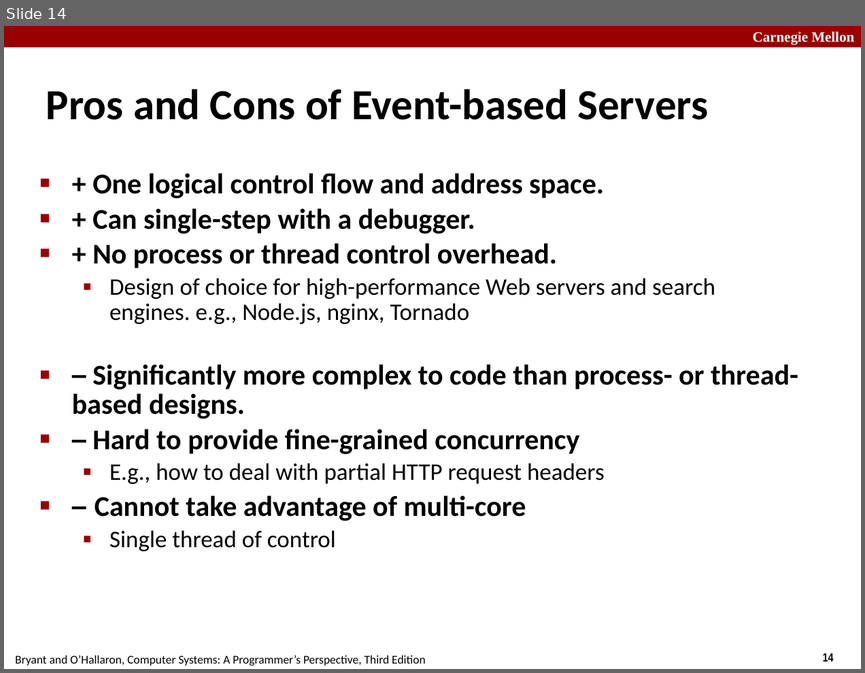
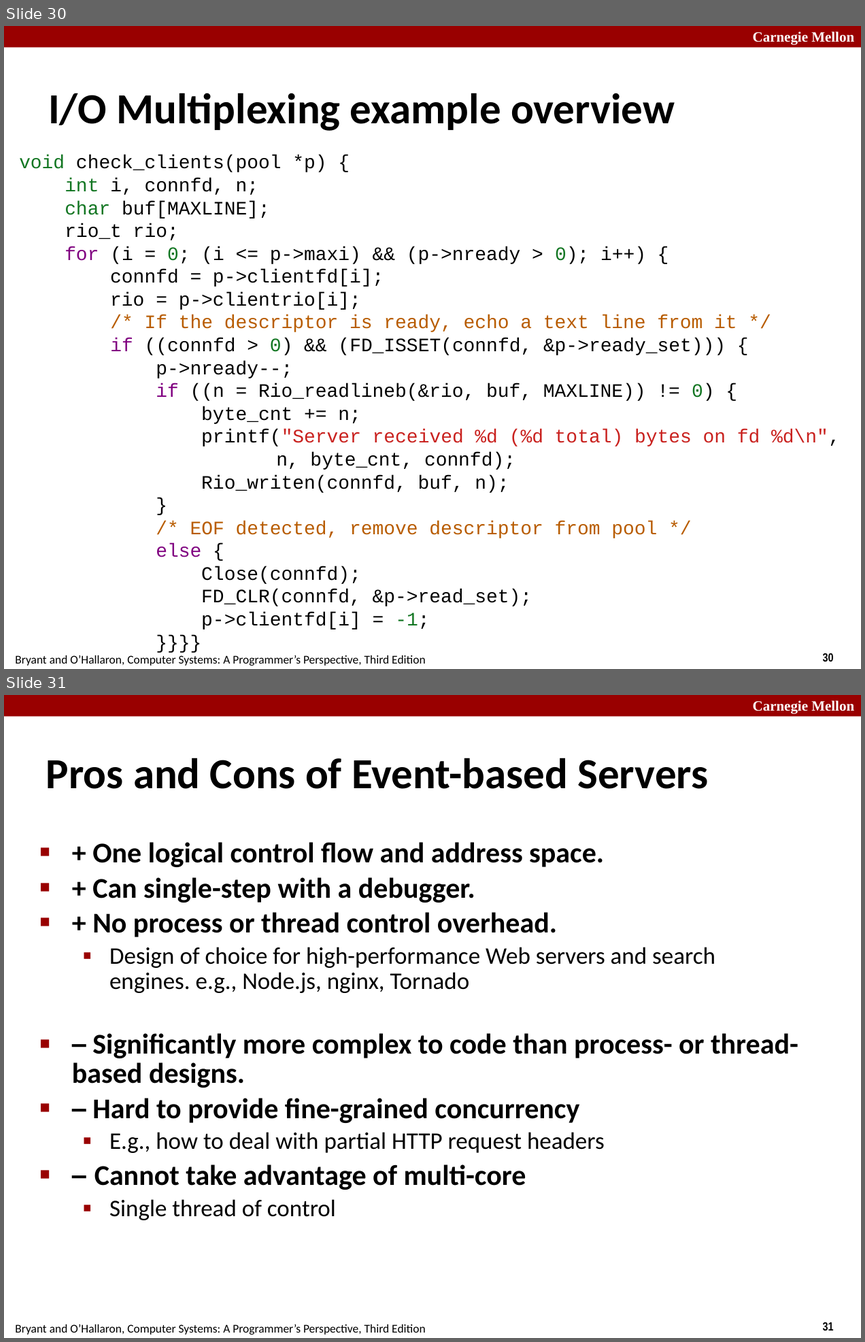
Before and after one commit to diku-compSys/compSys-e2021-pub, a slide deck: lectures/211122_performance/performance.odp. Shown one above the other, each under a label of ours: slide 14 before the commit, slides 30 and 31 after it. The pictures are 865x673 and 865x1342 pixels, drawn with LibreOffice and Linux fonts; fonts in the diff are those of the drawing. Boxes give left, top, right and bottom in pixels: in the first picture for what was removed or moved away, otherwise in the second. Text is boxed around its words. In the diff, an @@ line names an element or a change of style, - is before the commit and + after.

```diff
--- a/lectures/211122_performance/performance.odp
+++ b/lectures/211122_performance/performance.odp
@@ slide 30 added at (4,26,861,669), background #FFFFFF; not listed: 4 template elements that a slide beside it also shows @@
@@ title added at (48,93,674,131), 36 pt, text #000000, bold @@
+I/O Multiplexing example overview
@@ text added at (19,155,840,629), 16 pt, text #000000 @@
+void check_clients(pool *p) {
+int i, connfd, n;
+char buf[MAXLINE];
+rio_t rio;
+for (i = 0; (i <= p->maxi) && (p->nready > 0); i++) {
+connfd = p->clientfd[i];
+rio = p->clientrio[i];
+/* If the descriptor is ready, echo a text line from it */
+if ((connfd > 0) && (FD_ISSET(connfd, &p->ready_set))) {
+p->nready--;
+if ((n = Rio_readlineb(&rio, buf, MAXLINE)) != 0) {
+byte_cnt += n;
+printf("Server received %d (%d total) bytes on fd %d\n",
+n, byte_cnt, connfd);
+Rio_writen(connfd, buf, n);
+}
+/* EOF detected, remove descriptor from pool */
+else {
+Close(connfd);
+FD_CLR(connfd, &p->read_set);
+p->clientfd[i] = -1;
+}}}}
@@ what was slide 14 is now slide 31 @@
@@ page number at (823,1321,834,1331): text changed @@
-14
+31
```
Also in this commit, not shown: 3 slides changed, 17 other slides added, 1 slide removed, 1 other file.
